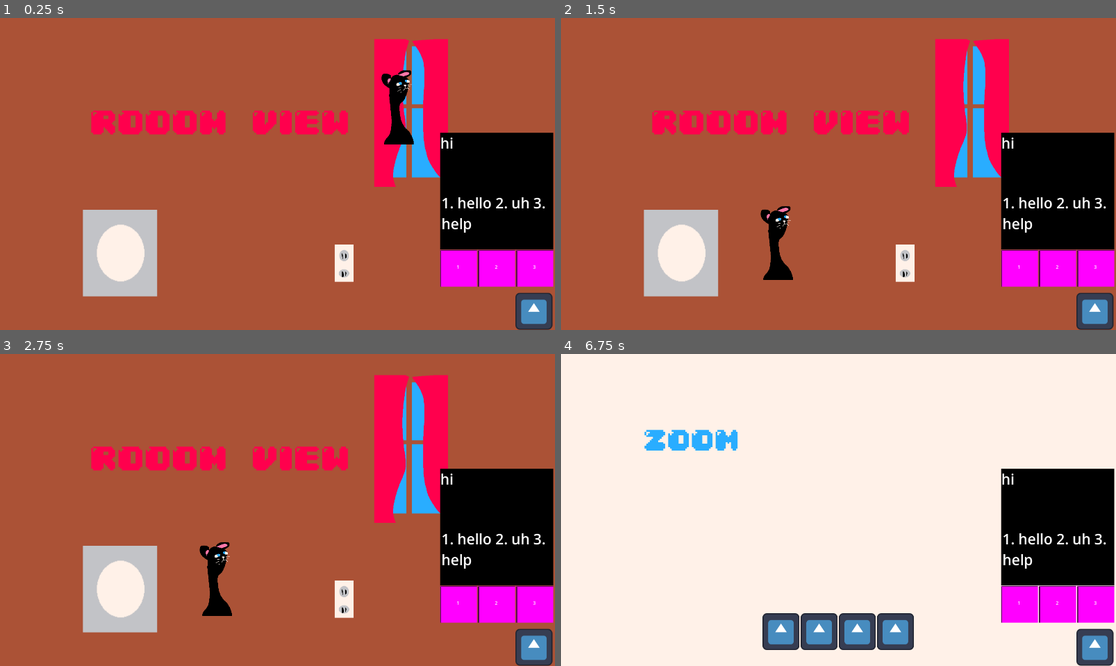
Above: before the commit, frames 1-4 (two rows, left to right).
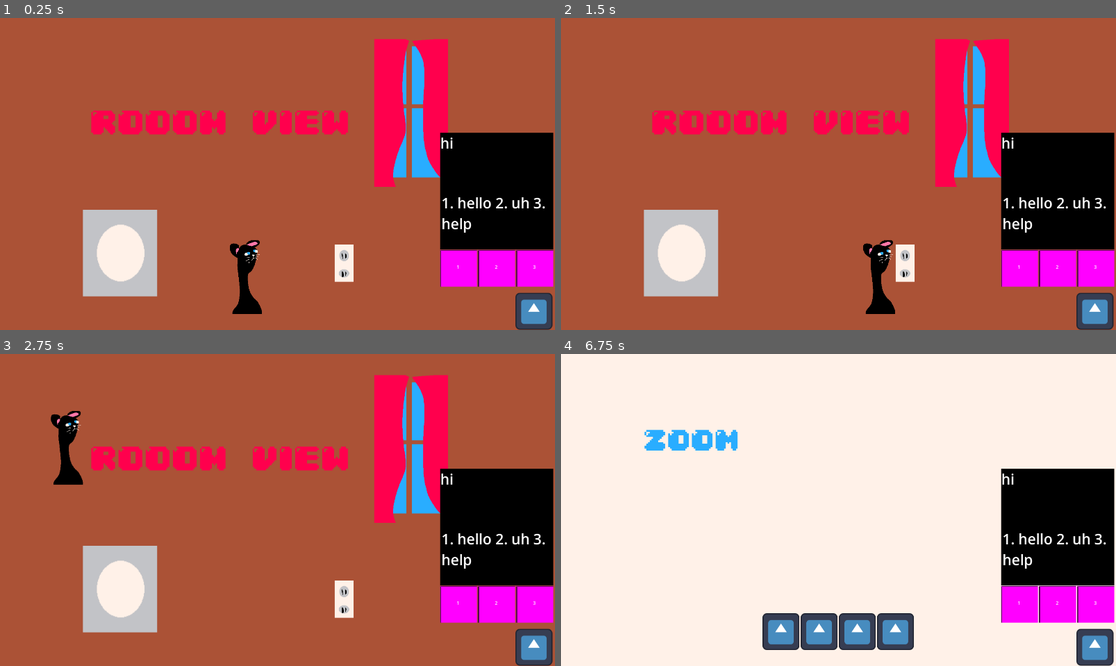
Above: after the commit, the same moments.

Repository: LukeDul/zoom
Game: Godot game, scene res://main.tscn
The game is run twice, just before and just after one commit, with the same random seed, the same clock (stepped at 60 frames per second) and the same inputs. The engine's default icon, where the game draws it, is replaced by a stand-in: a white triangle on a blue panel in a dark square.
Inputs (mouse positions are in pixels of both pictures, inside the frame that each line leads up to; where the layout moved, square brackets give the same spot in the first picture):
- Up to frame 1 (0.25 s): no input
- Up to frame 2 (1.5 s): click (971, 111) at 0.52 s; click (905, 264) at 1.27 s
- Up to frame 3 (2.75 s): click "1" at 2 s
- Up to frame 4 (6.75 s): click (821, 631) at 2.75 s; click (855, 631) at 3.5 s; click (894, 631) at 4.25 s; click (683, 588) at 5 s; click (627, 447) [777, 578] at 5.75 s; click (1093, 647) at 6.5 s

The runs differ from the first frame. In frame 1, 1.5% of the frame differs, in the area x 41-75%, y 16-95%; in frame 2, 1.5%; in frame 3, 1.5%; in frame 4, nothing differs.

Commit message:
added outlet event

Diff:
--- a/main.tscn
+++ b/main.tscn
@@ -78,6 +78,7 @@
 texture_normal = ExtResource("6_272bh")
 
 [node name="WindowCat" type="TextureButton" parent="RoomView/Window"]
+visible = false
 offset_left = -240.0
 offset_top = -76.0
 offset_right = -112.0
@@ -87,17 +88,23 @@
 [node name="Outlet" type="Node2D" parent="RoomView"]
 position = Vector2(198, 245)
 
-[node name="TextureButton" type="TextureButton" parent="RoomView/Outlet"]
+[node name="OutletButton" type="TextureButton" parent="RoomView/Outlet"]
 offset_right = 40.0
 offset_bottom = 40.0
 texture_normal = ExtResource("7_5vw27")
 
+[node name="Cat" type="TextureButton" parent="RoomView/Outlet"]
+offset_left = -416.0
+offset_top = -16.0
+offset_right = -288.0
+offset_bottom = 240.0
+texture_normal = ExtResource("5_kek77")
+
 [node name="IdleCat" type="TextureButton" parent="RoomView"]
-visible = false
-offset_left = -272.0
-offset_top = 111.0
-offset_right = -144.0
-offset_bottom = 367.0
+offset_left = -787.0
+offset_top = -343.0
+offset_right = -659.0
+offset_bottom = -87.0
 texture_normal = ExtResource("5_kek77")
 
 [node name="TurnAround" type="TextureButton" parent="."]
@@ -185,6 +192,7 @@
 [connection signal="button_down" from="ComputerView/HBoxContainer/CameraButton" to="." method="_on_camera_button_button_down"]
 [connection signal="button_down" from="ComputerView/HBoxContainer/ShareScreen" to="." method="_on_share_screen_button_down"]
 [connection signal="button_down" from="RoomView/Window/WindowCat" to="RoomView" method="_on_window_cat_button_down"]
+[connection signal="button_down" from="RoomView/Outlet/Cat" to="RoomView" method="_on_outlet_cat_button_down"]
 [connection signal="button_down" from="TurnAround" to="." method="_on_turn_around_button_down"]
 [connection signal="button_down" from="Dialog/HBoxContainer/TextureButton" to="." method="_on_texture_button_button_down"]
 [connection signal="button_down" from="Dialog/HBoxContainer/TextureButton2" to="." method="_on_texture_button_2_button_down"]
--- a/room_view.gd
+++ b/room_view.gd
@@ -6,6 +6,13 @@
 @onready var outlet: Node2D = $Outlet
 @onready var washing_machine: Node2D = $WashingMachine
 @onready var curtain: Node2D = $Window
+
+## Calls the function after the given seconds have passed. Returns the timer.
+func call_later(seconds: float, callback_func: Callable) -> SceneTreeTimer:
+	var timer = get_tree().create_timer(seconds)
+	timer.timeout.connect(callback_func)
+	return timer
+
 
 var cur_cat: TextureButton
 
@@ -17,13 +24,13 @@
 				idle_cat.visible = true
 			CatStates.CURTAINS: start_curtain_event()
 			CatStates.WASHING_MACHINE: pass
-			CatStates.OUTLET: pass
+			CatStates.OUTLET: start_outlet_event()
 			_: push_error("Unknown Cat State")
 		cat_state = v
 
 # Called when the node enters the scene tree for the first time.
 func _ready() -> void:
-	cat_state = CatStates.CURTAINS
+	cat_state = CatStates.OUTLET
 
 
 # Called every frame. 'delta' is the elapsed time since the previous frame.
@@ -35,8 +42,10 @@
 		CatStates.OUTLET: pass
 		_: push_error("Unknown Cat State")
 
+
+## CURTAIN EVENT *********************************************************************************
 func start_curtain_event()->void:
-	print("cat is ripping curtain!!")
+	print("cat is ripping curtain!! stop him")
 	cur_cat = curtain.get_node("WindowCat")
 	cur_cat.visible = true
 	idle_cat.visible = false
@@ -55,9 +64,23 @@
 	print("you grabbed the cat")
 	cat_state = CatStates.IDLE
 
+## OUTLET EVENT *********************************************************************************
+func start_outlet_event()->void:
+	print("cat is about to electricute himself!! stop him")
+	cur_cat = outlet.get_node("Cat")
+	cur_cat.visible = true
+	idle_cat.visible = false
 
-## Calls the function after the given seconds have passed. Returns the timer.
-func call_later(seconds: float, callback_func: Callable) -> SceneTreeTimer:
-	var timer = get_tree().create_timer(seconds)
-	timer.timeout.connect(callback_func)
-	return timer
+	var tween := create_tween()
+	tween.tween_property(cur_cat, "position", Vector2(cur_cat.position.x + 300, cur_cat.position.y), 1.5)
+	tween.finished.connect(end_outlet_event)
+
+func end_outlet_event()->void:
+	if cat_state == CatStates.OUTLET:
+		print("cat electricuted himself")
+
+	cat_state = CatStates.IDLE
+
+func _on_outlet_cat_button_down() -> void:
+	print("you grabbed the cat")
+	cat_state = CatStates.IDLE
